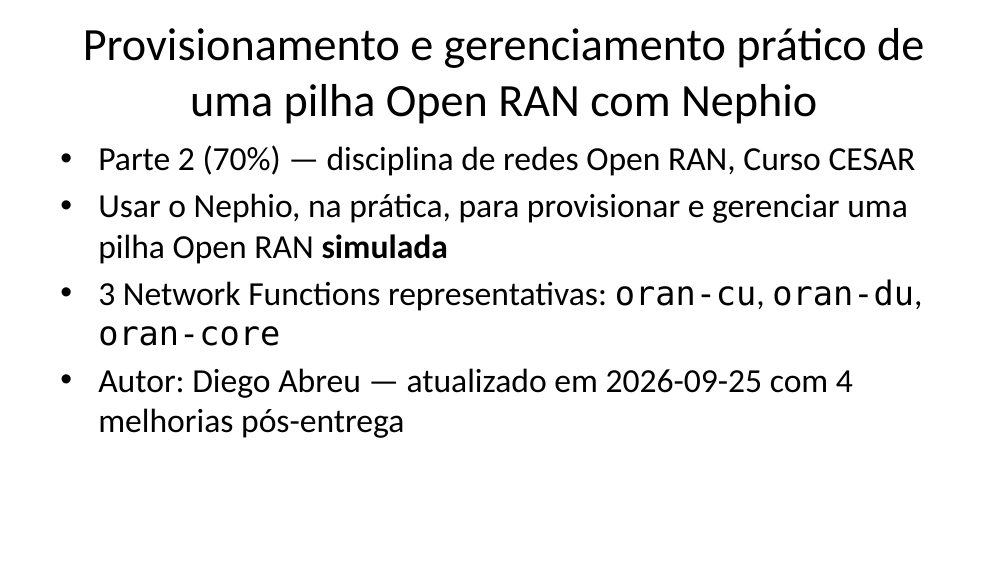
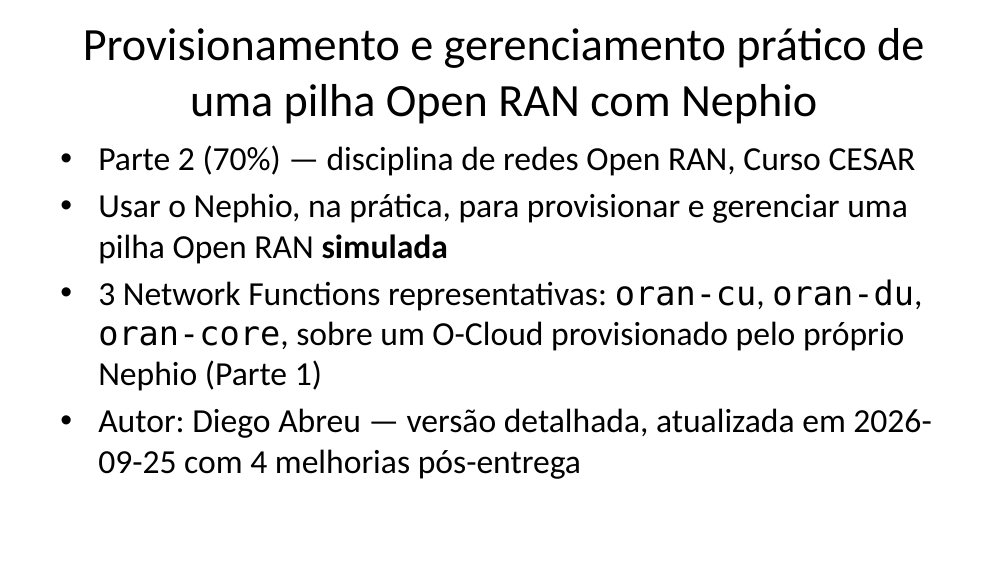
Before and after one commit to DiegoAbreuSWB/OpenRANCESARSMO, a slide deck: slide 1 of presentation/Parte2-Apresentacao-SMO-Nephio.pptx. Drawn at 1008x567 pixels with LibreOffice and Linux fonts; fonts in the diff are those of the drawing. Boxes give left, top, right and bottom in pixels: in the first picture for what was removed or moved away, otherwise in the second. Text is boxed around its words. In the diff, an @@ line names an element or a change of style, - is before the commit and + after.

Commit message:
docs: apresentação Parte 2 bem mais detalhada (15 -> 29 slides)
Pedido do usuário: mais detalhe, explicar o que foi feito/implementado/deixado de
fora, os experimentos individualmente, e o porquê de cada decisão.

- Cada um dos 6 experimentos originais ganha seu próprio slide (antes agrupados
  2-a-2), com comando, resultado real e o que prova.
- Novos slides de contexto/racional: objetivo da Parte 2, recap da tese da Parte 1,
  por que essas escolhas de ambiente, por que NFs simuladas (com a avaliação real
  de free5GC/UERANSIM/OAI que foi descartada), por que as 4 melhorias pós-entrega
  (a conversa real sobre O1/O2/A1/xApp/rApp que motivou o trabalho extra).
- Dois slides-resumo novos: "o que ficou de fora na entrega original" e "o que foi
  implementado x o que ficou de fora" (visão geral final).
- Reaproveita diagramas conceituais já existentes (nephio-arch, provisioning-flow)
  para as explicações de "como funciona" antes de cada bloco de experimentos.
- 29 slides, 10 imagens, notas de apresentador em todos.

```diff
--- a/presentation/Parte2-Apresentacao-SMO-Nephio.pptx
+++ b/presentation/Parte2-Apresentacao-SMO-Nephio.pptx
@@ text at [98,279,931,479]: text changed @@
-• 3 Network Functions representativas: oran-cu, oran-du, oran-core
-• Autor: Diego Abreu — atualizado em 2026-09-25 com 4 melhorias pós-entrega
+• 3 Network Functions representativas: oran-cu, oran-du, oran-core, sobre um O-Cloud provisionado pelo próprio Nephio (Parte 1)
+• Autor: Diego Abreu — versão detalhada, atualizada em 2026-09-25 com 4 melhorias pós-entrega
```
Also in this commit, not shown: 13 other slides changed, 15 slides added, 1 slide removed, 2 other files.
